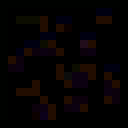
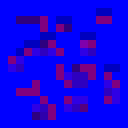
Before/after of a 128 × 128 layered artwork. What changed in the layer stack:
"mid" (1st of 3): opacity 20% → 50%, painted on it over box(8, 16, 120, 120)
"low" (1st of 3): opacity 10% → 18%, painted on it over box(8, 16, 120, 120)
hid "border", opacity 1% → 20%, painted on it over box(0, 0, 128, 128)
hid "hi" (2nd of 3), opacity 5% → 1%, painted on it over box(8, 16, 120, 120)
hid "mid" (2nd of 3), opacity 2% → 1%, painted on it over box(16, 16, 120, 120)
hid "low" (2nd of 3), painted on it over box(8, 24, 120, 120)
"mid" (3rd of 3): opacity 20% → 25%, painted on it over box(16, 8, 120, 120)
painted on "low" (3rd of 3) over box(8, 40, 120, 120)
removed layer "r_base" over box(0, 0, 128, 128)
moved "m_base" above ":: END R ::", painted on it over box(0, 0, 128, 128)
renamed "e_base" to "Layer 1", hid it, moved it below ":: END R ::", painted on it over box(0, 0, 128, 128)
